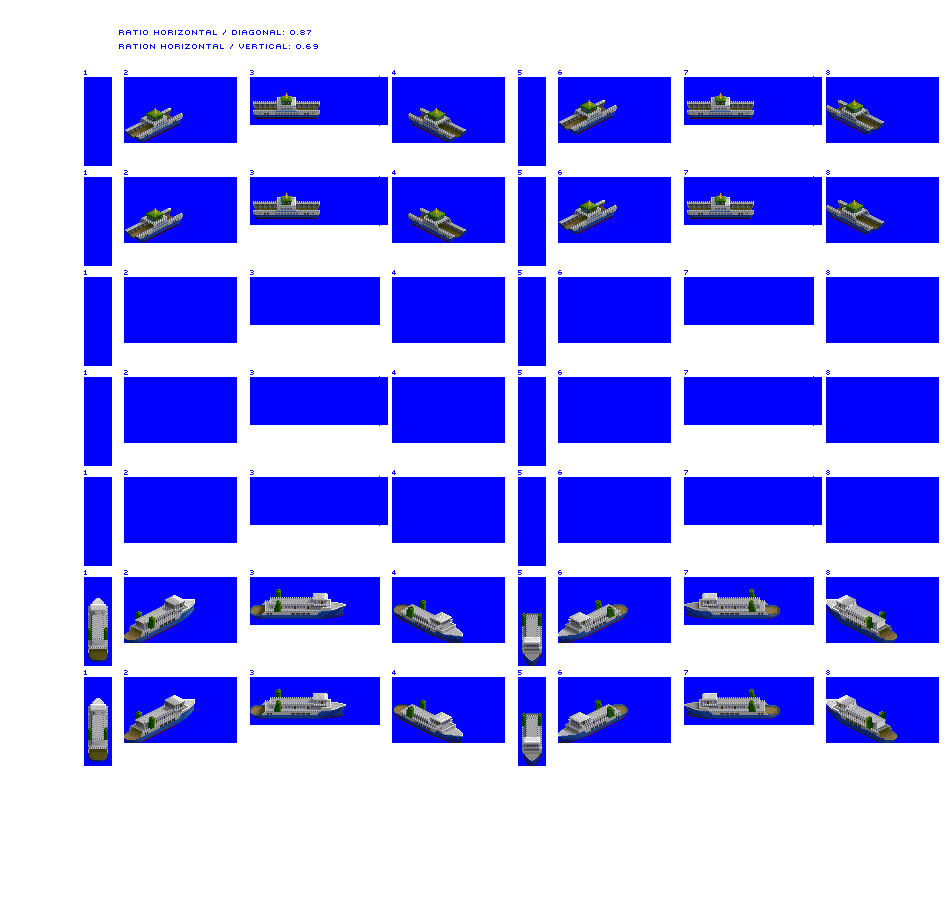
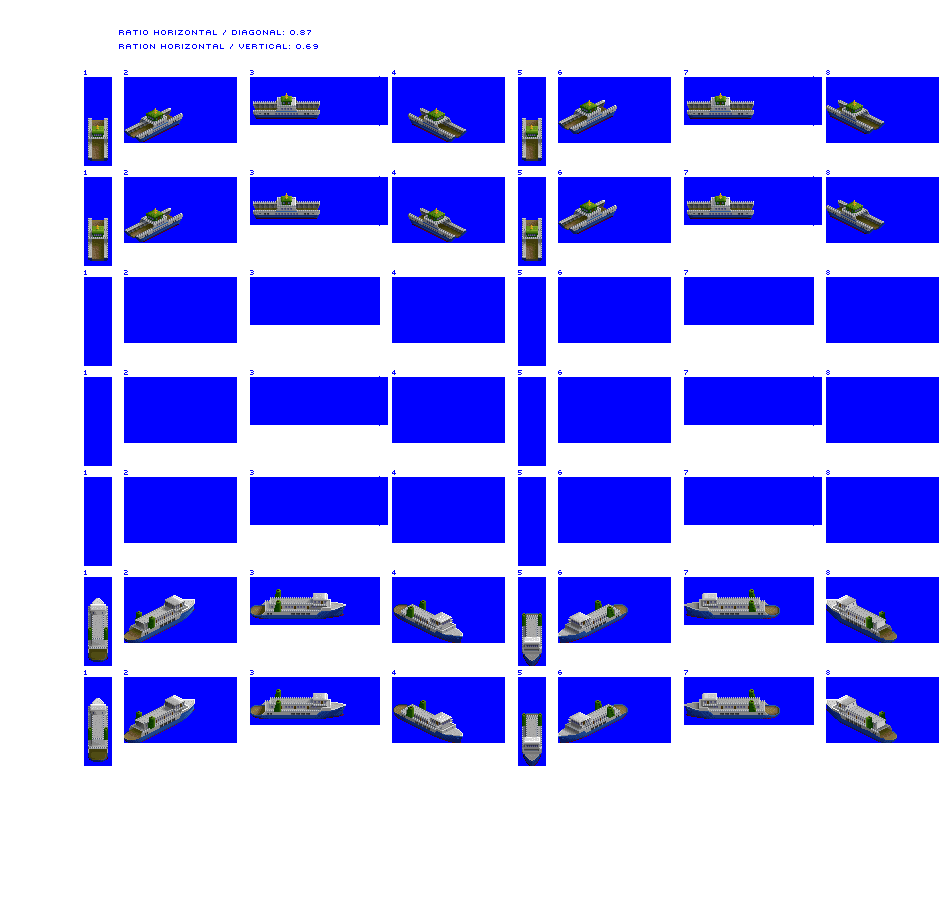
Layer changes from the first w=950, h=900 image to the second:
renamed "Layer 2" to "Layer 4", painted on it over [88, 118, 542, 261]
